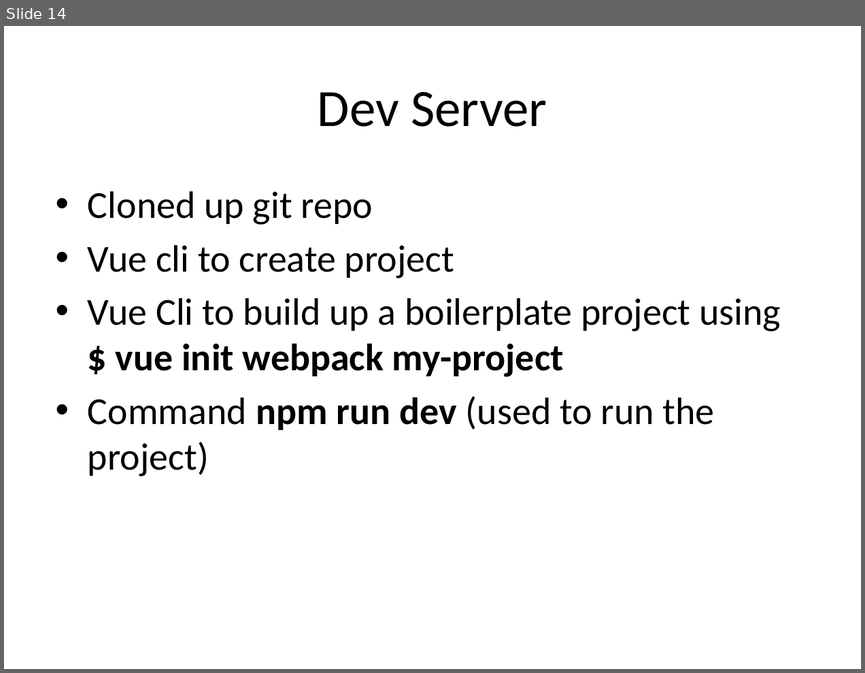
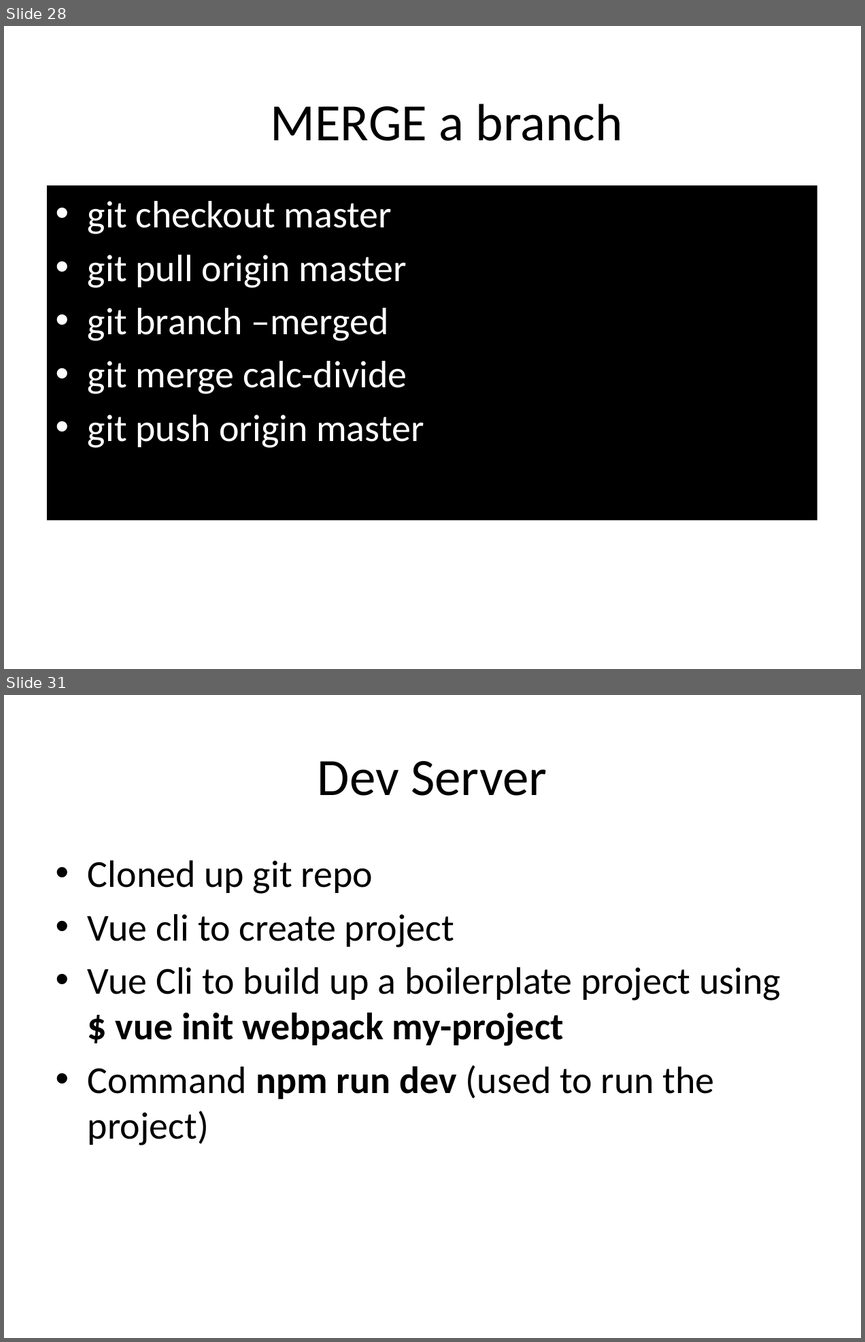
Before and after one commit to sam0505/tab-tacker, a slide deck: VueProj_Git.pptx. Shown one above the other, each under a label of ours: slide 14 before the commit, slides 28 and 31 after it; the slides between them are not shown. The pictures are 865x673 and 865x1342 pixels, drawn with LibreOffice and Linux fonts; fonts in the diff are those of the drawing. Boxes give left, top, right and bottom in pixels: in the first picture for what was removed or moved away, otherwise in the second. Text is boxed around its words. In the diff, an @@ line names an element or a change of style, - is before the commit and + after.

```diff
--- a/VueProj_Git.pptx
+++ b/VueProj_Git.pptx
@@ slide 28 added at (4,26,861,669), background #FFFFFF @@
@@ text added at (270,104,623,141), 44 pt, text #000000 @@
+MERGE a branch
@@ text added at (47,185,817,520), fill #000000, 32 pt, text #FFFFFF @@
+• git checkout master
+• git pull origin master
+• git branch –merged
+• git merge calc-divide
+• git push origin master
@@ what was slide 14 is now slide 31 @@
```
Also in this commit, not shown: 1 slide changed, 16 other slides added.
